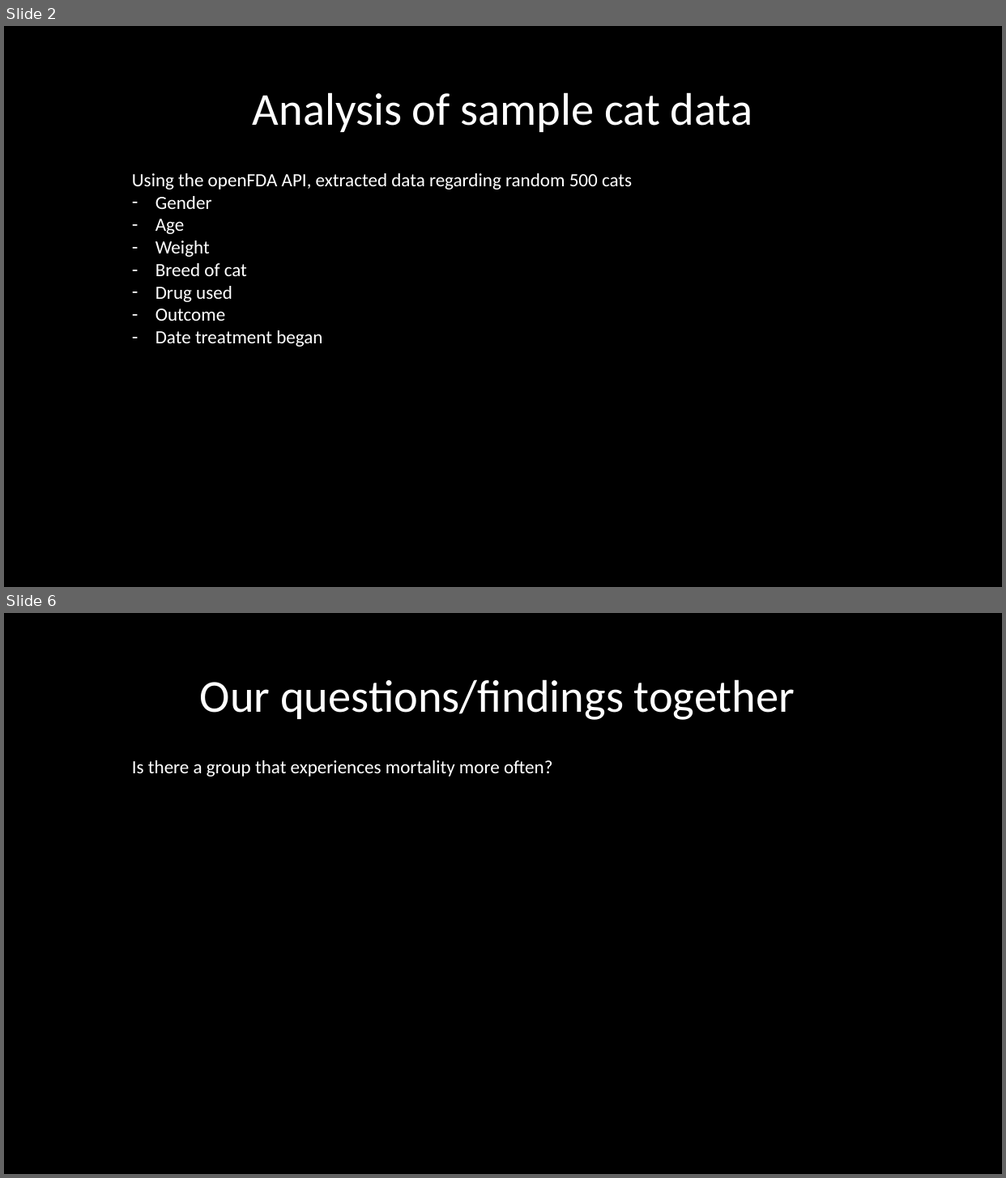
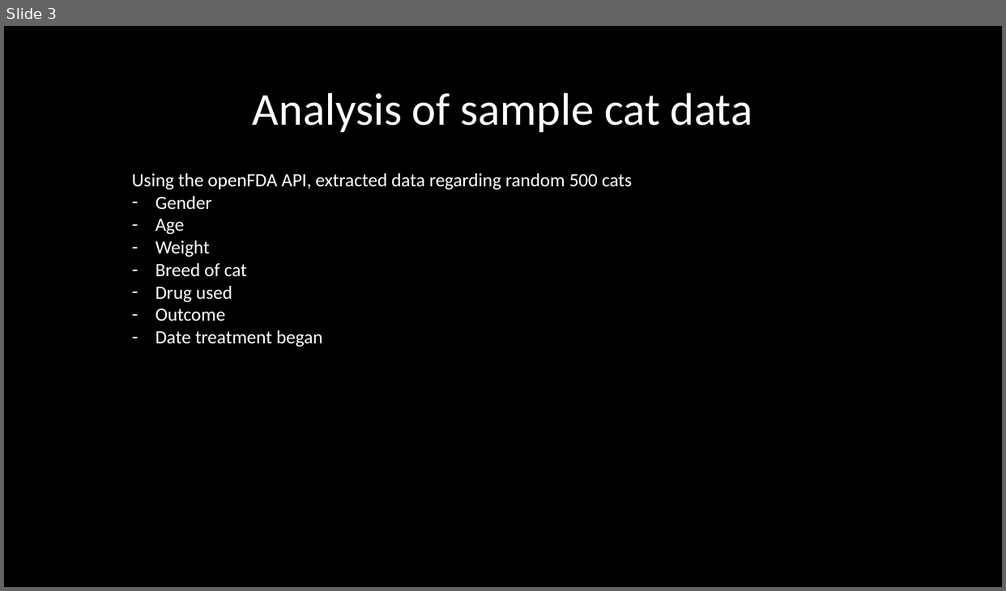
Before and after one commit to lilla-b/EDA, a slide deck: US_Food_Drug_Admin.pptx. Shown one above the other, each under a label of ours: slides 2 and 6 before the commit, slide 3 after it; the slides between them are not shown. The pictures are 1006x1178 and 1006x591 pixels, drawn with LibreOffice and Linux fonts; fonts in the diff are those of the drawing. Boxes give left, top, right and bottom in pixels: in the first picture for what was removed or moved away, otherwise in the second. Text is boxed around its words. In the diff, an @@ line names an element or a change of style, - is before the commit and + after.

```diff
--- a/US_Food_Drug_Admin.pptx
+++ b/US_Food_Drug_Admin.pptx
@@ slide 6 removed at (4,613,1002,1174), background #000000 @@
@@ title removed at (200,679,795,720) @@
-Our questions/findings together
@@ text removed at (132,760,552,777) @@
-Is there a group that experiences mortality more often?
@@ what was slide 2 is now slide 3 @@
```
Also in this commit, not shown: 6 slides added, 3 other slides removed.
